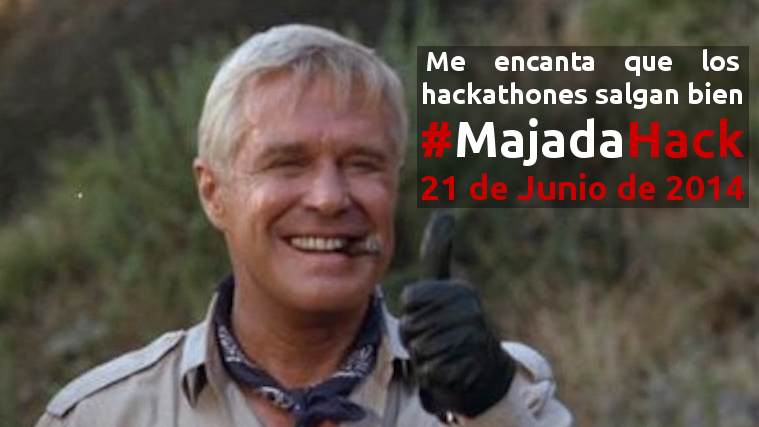
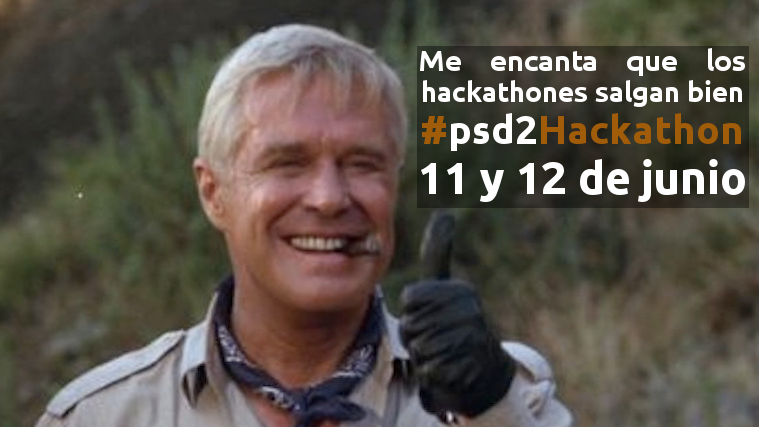
Revision of a layered 759×427 image; what changed, layer by layer:
painted on "Me encanta que los ..." over [420, 48, 745, 202]
